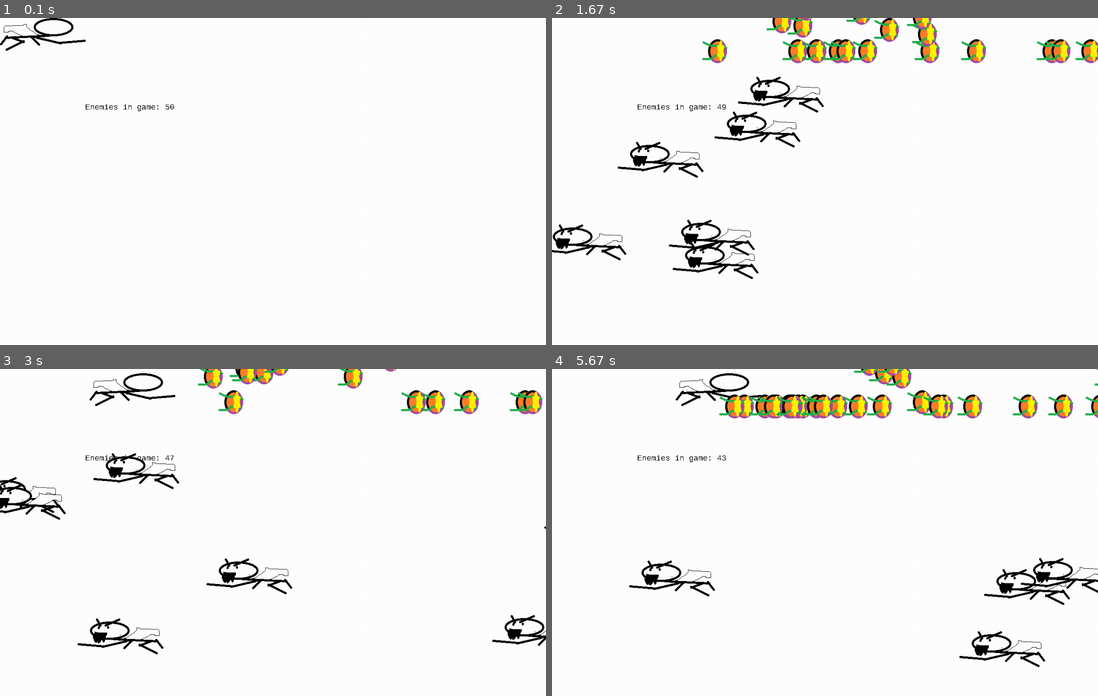
Above: before the commit, frames 1-4 (two rows, left to right).
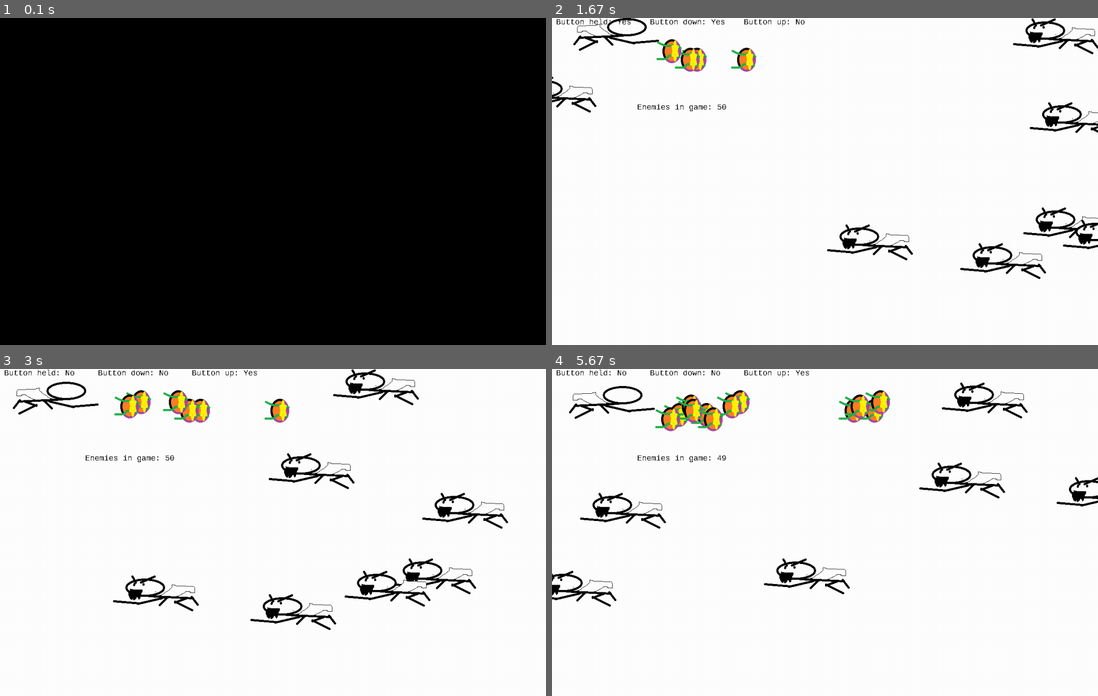
Above: after the commit, the same moments.

Repository: MrValdez/pygame-tutorial
Game: pygame game, started from main.py
Same seed, same stepped clock (60 frames per second), same inputs: the game is played once before the commit and once after it.
Inputs:
- Up to frame 1 (0.1 s): no input
- Up to frame 2 (1.67 s): tap Space at 0.33, 0.73, 1.23, 1.58 s; hold Right 0.67-1.13 s; hold Up 1.17-1.48 s; hold Right from 1.52 s (still down)
- Up to frame 3 (3 s): release Right at 1.98 s; hold Left 2.02-2.55 s; tap Space at 2.08, 2.65 s; hold Down 2.58-2.92 s; hold Left from 2.95 s (still down)
- Up to frame 4 (5.67 s): tap Space at 3.02, 3.45, 3.85, 4.22, 4.52, 4.92, 5.42 s; release Left at 3.35 s; hold Up 3.38-3.75 s; hold Right 3.78-4.42 s; hold Down 4.45-4.82 s; hold Left 4.85-5.32 s; hold Right from 5.35 s (still down)

The runs differ from the first frame. In frame 1, 100% of the frame differs, in the area x 0-100%, y 0-100%; in frame 2, 9.6%; in frame 3, 9.3%; in frame 4, 9.6%.

Commit message:
detecting key down, key hold, and key up

Diff:
--- a/main.py
+++ b/main.py
@@ -13,13 +13,13 @@
 clock = pygame.time.Clock()
 font = pygame.font.SysFont("Courier New", 18)
 
-hero = Hero([0, 0])
+hero = Hero([0, 20])
 shots = []
 enemies = []
 world = [[hero], shots, enemies]
 
 def spawn_enemy():
-    pos = [random.randint(3000, 10000), random.randint(-10, resolution[1] - 100)]
+    pos = [random.randint(100, 10000), random.randint(-10, resolution[1] - 100)]
     enemy = Enemy(pos)
     enemies.append(enemy)
 
@@ -47,9 +47,28 @@
                shots.remove(shot)
                break
 
+class Input():
+    def __init__(self):
+        self.prev_keydown = self.current_keydown = pygame.key.get_pressed()
+
+    def update(self):
+        self.prev_keydown = self.current_keydown
+        self.current_keydown = pygame.key.get_pressed()
+
+    def is_hold(self, key):
+        return self.current_keydown[key]
+
+    def is_down(self, key):
+        return self.current_keydown[key] and not self.prev_keydown[key]
+
+    def is_up(self, key):
+        return not self.current_keydown[key] and self.prev_keydown[key]
+
+input = Input()
+
 while isRunning:
     screen.fill((255, 255, 255))
-    tick = clock.tick(60)
+    tick = clock.tick(8)
 
     for event in pygame.event.get():
         if event.type == pygame.KEYDOWN:
@@ -59,8 +78,8 @@
         if event.type == pygame.QUIT:
             isRunning  = False
 
-    keystate = pygame.key.get_pressed()
-    if keystate[pygame.K_SPACE]:
+    input.update()
+    if input.is_down(pygame.K_SPACE):
         new_shot = Shot(hero.pos)
         shots.append(new_shot)
 
@@ -78,6 +97,14 @@
         for object in object_group:
             object.draw(screen)
 
+    button_hold = "Yes" if input.is_hold(pygame.K_SPACE) else "No "
+    button_down = "Yes" if input.is_down(pygame.K_SPACE) else "No "
+    button_up = "Yes" if input.is_up(pygame.K_SPACE) else "No "
+
+    text_str = f"Button held: {button_hold}    Button down: {button_down}    Button up: {button_up}"
+    text = font.render(text_str, False, (0, 0, 0))
+    screen.blit(text, (10, 0))
+
     pygame.display.flip()
 
 pygame.quit()
